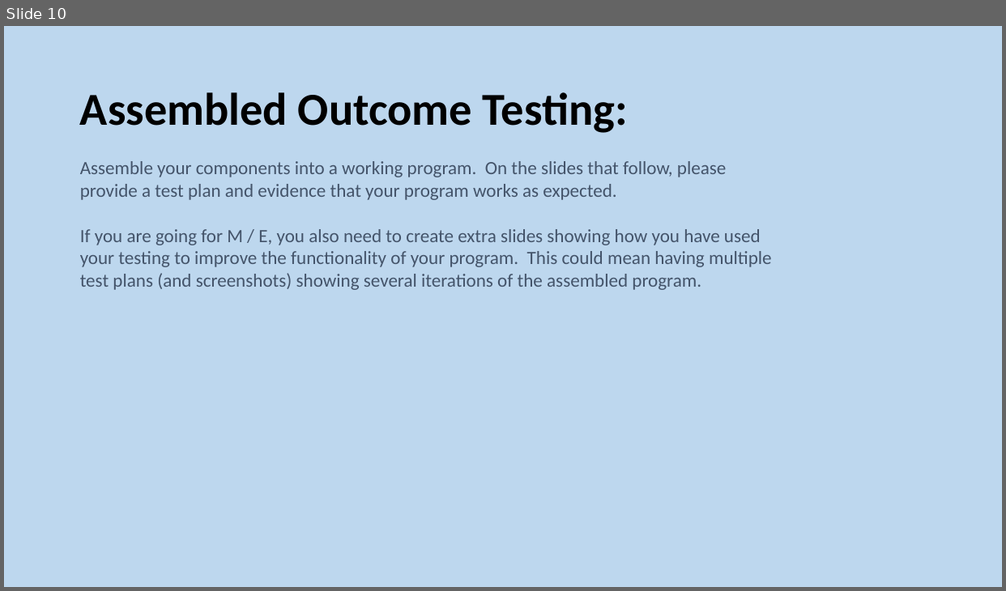
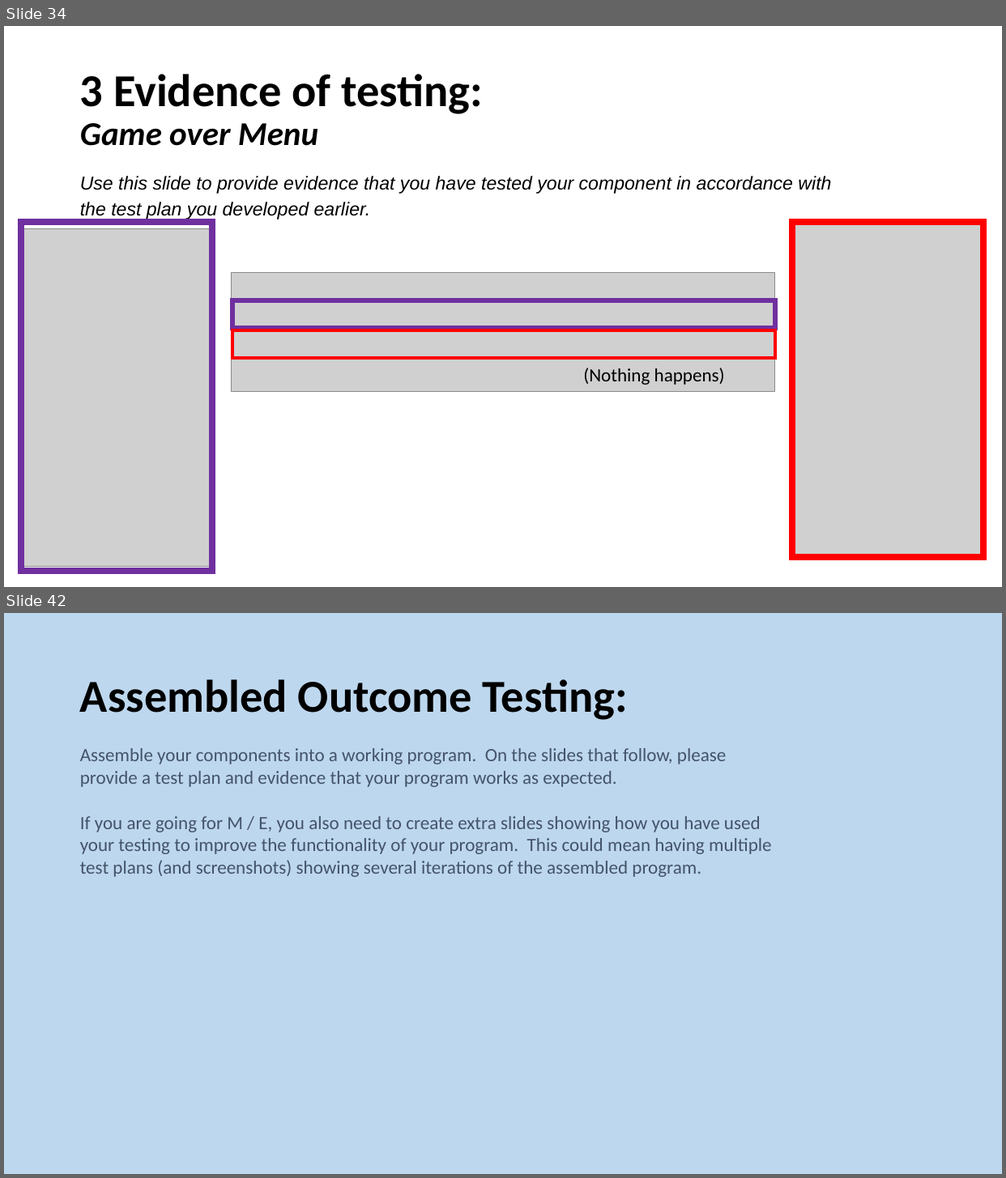
Before and after one commit to Samuel-Burgess/CS-Assesment-Programming, a slide deck: Documentation/3.7 and 3.8 Documentation Samuel Burgess.pptx. Shown one above the other, each under a label of ours: slide 10 before the commit, slides 34 and 42 after it; the slides between them are not shown. The pictures are 1006x591 and 1006x1178 pixels, drawn with LibreOffice and Linux fonts; fonts in the diff are those of the drawing; grey boxes stand for pictures. Boxes give left, top, right and bottom in pixels: in the first picture for what was removed or moved away, otherwise in the second. Text is boxed around its words. In the diff, an @@ line names an element or a change of style, - is before the commit and + after.

```diff
--- a/Documentation/3.7 and 3.8 Documentation Samuel Burgess.pptx
+++ b/Documentation/3.7 and 3.8 Documentation Samuel Burgess.pptx
@@ slide 34 added at [4,26,1002,587], background #FFFFFF @@
@@ title added at [80,74,484,146], 44 pt, text #000000, bold @@
+3 Evidence of testing:
+Game over Menu
@@ text added at [80,176,831,220], 18 pt, text #000000, italic @@
+Use this slide to provide evidence that you have tested your component in accordance with the test plan you developed earlier.
@@ picture added at [21,228,214,566] @@
@@ rectangle added at [21,222,212,571], outline #7030A0 6 pt @@
@@ rectangle added at [792,222,983,557], outline #FF0000 6 pt @@
@@ picture added at [794,222,985,561] @@
@@ picture added at [231,273,775,391] @@
@@ rectangle added at [232,301,775,328], outline #7030A0 4.5 pt @@
@@ rectangle added at [232,331,775,358], outline #FF0000 3 pt @@
@@ text added at [583,368,725,385], 18 pt, text #000000 @@
+(Nothing happens)
@@ what was slide 10 is now slide 42 @@
```
Also in this commit, not shown: 4 slides changed, 32 other slides added, 1 slide removed, 4 other files.
